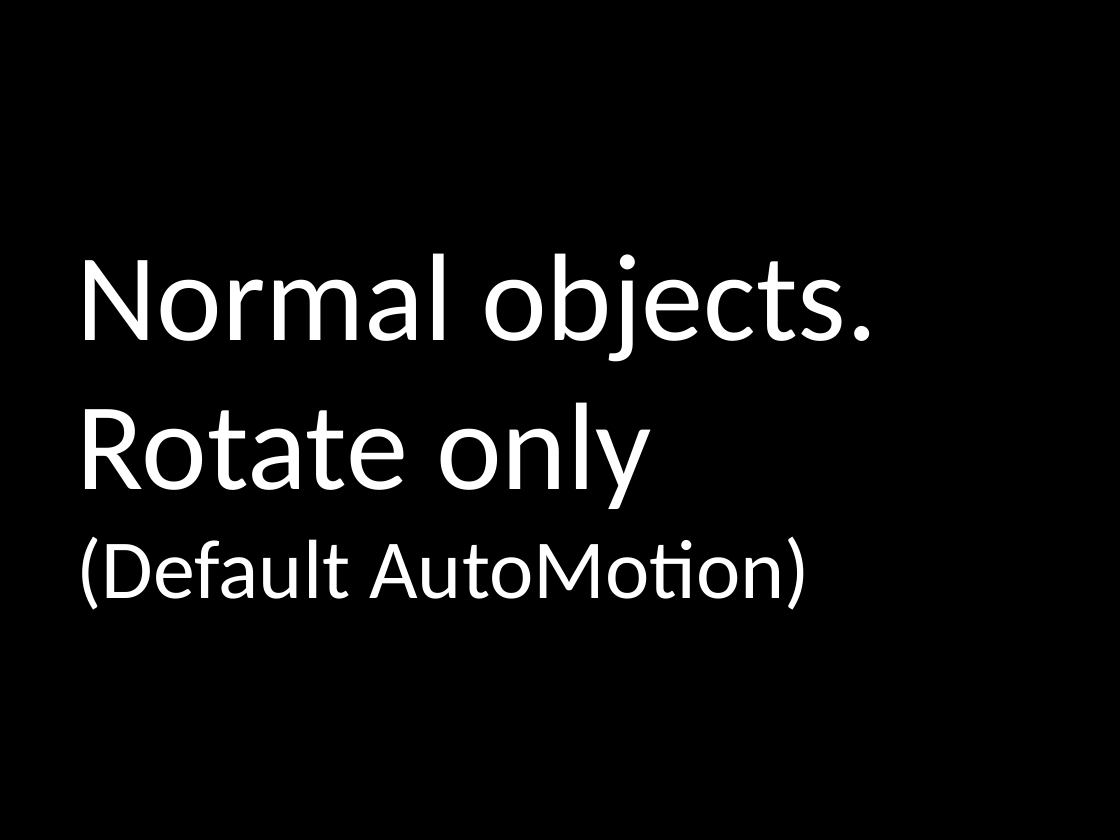
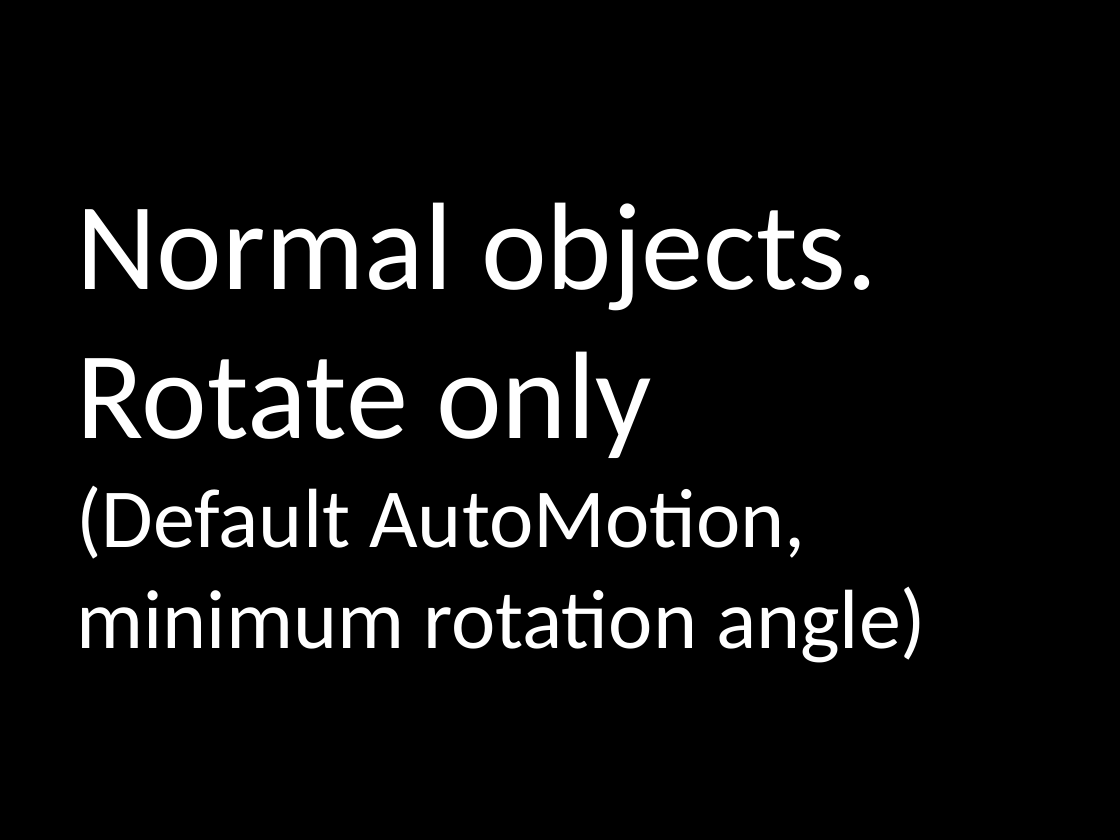
Before and after one commit to PowerPointLabs/PowerPointLabs, a slide deck: slide 2 of doc/Test scenarios.pptx. Drawn at 1120x840 pixels with LibreOffice and Linux fonts; fonts in the diff are those of the drawing. Boxes give left, top, right and bottom in pixels: in the first picture for what was removed or moved away, otherwise in the second. Text is boxed around its words. In the diff, an @@ line names an element or a change of style, - is before the commit and + after.

```diff
--- a/doc/Test scenarios.pptx
+++ b/doc/Test scenarios.pptx
@@ title at [77,202,926,663]: text changed; size 80 to 54 pt @@
-Normal objects.
-Rotate only
-(Default AutoMotion)
+Normal objects.
+Rotate only
+(Default AutoMotion, minimum rotation angle)
```
Also in this commit, not shown: 43 slides added, 2 slides removed, 7 other files.
